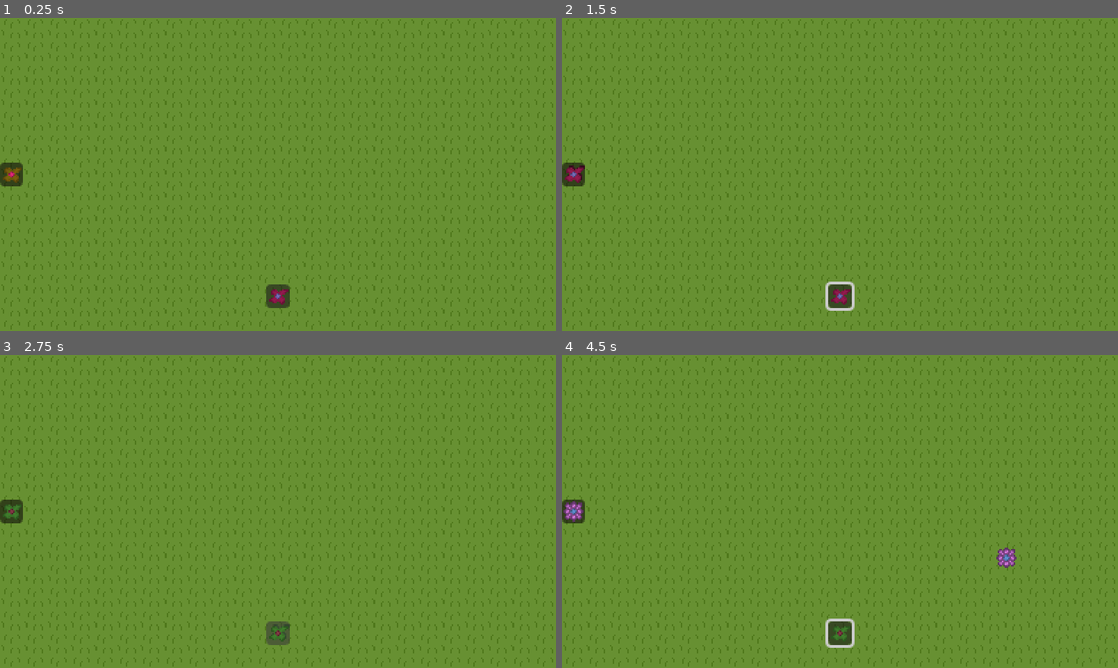
Above: before the commit, frames 1-4 (two rows, left to right).
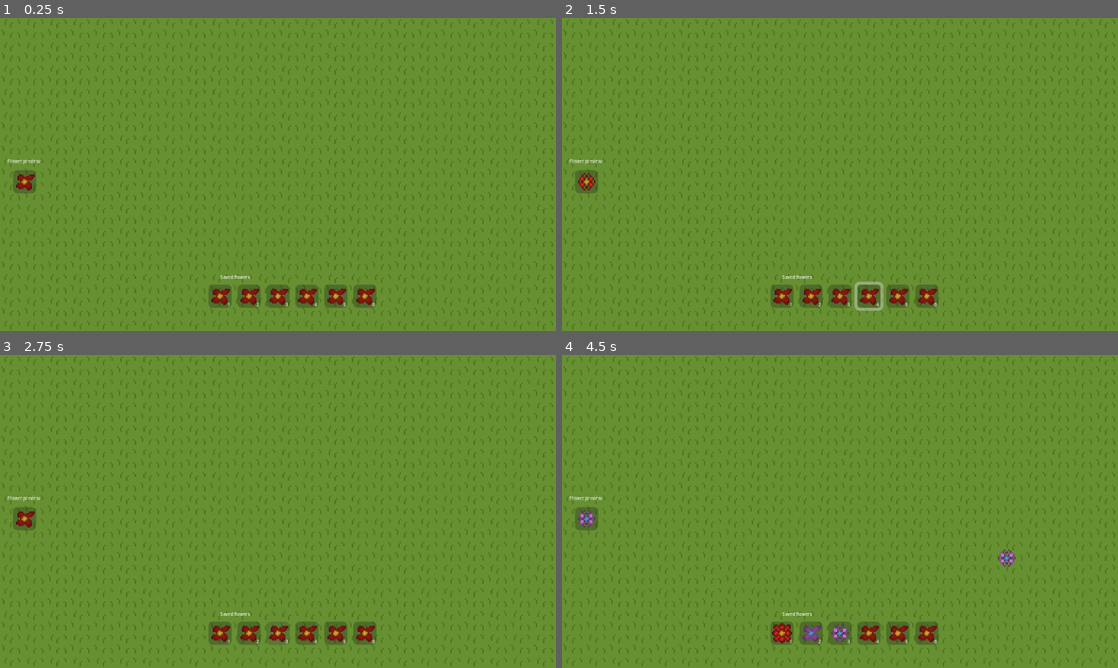
Above: after the commit, the same moments.

Repository: thejenske-dev/Godot-bloemGame
Game: Godot game, scene res://Scenes/test/main.tscn
The game is run twice, just before and just after one commit, with the same random seed, the same clock (stepped at 60 frames per second) and the same inputs.
Inputs (mouse positions are in pixels of both pictures, inside the frame that each line leads up to):
- Up to frame 1 (0.25 s): no input
- Up to frame 2 (1.5 s): click (840, 296) at 0.52 s; tap Enter at 1.25 s; move the mouse to (573, 174) at 1.27 s; hold Right (arrow_right) from 1.28 s (still down); click (573, 174) at 1.35 s
- Up to frame 3 (2.75 s): tap 1 (Main_1) at 1.55, 2.1 s; tap R (Reset) at 2 s; move the mouse to (278, 630) at 2.02 s; release Right (arrow_right) at 2.03 s; hold Down (arrow_down) from 2.03 s (still down); click (278, 630) at 2.17 s; tap Keypad 1 (Numpad_1) at 2.3 s
- Up to frame 4 (4.5 s): tap R (Reset) at 2.75, 3.5, 4.25 s; move the mouse to (845, 630) at 2.77 s; release Down (arrow_down) at 2.78 s; hold Right (arrow_right) 2.78-3.53 s; tap Keypad 1 (Numpad_1) at 2.85 s; click (845, 630) at 2.92 s; tap 2 (Main_2, bound only after the commit) at 3.05, 3.6 s; move the mouse to (812, 574) at 3.52 s; hold Up (arrow_up) 3.53-4.28 s; click (812, 574) at 3.67 s; tap 3 (Main_3, bound only after the commit) at 3.8, 4.35 s; move the mouse to (1006, 558) at 4.27 s; hold Left (arrow_left) from 4.28 s (still down); click (1006, 558) at 4.42 s

The runs differ from the first frame. In frame 1, 2.3% of the frame differs, in the area x 0-68%, y 44-93%; in frame 2, 2.7%, in the area x 0-68%, y 44-94%; in frame 3, 2.3%; in frame 4, 2.6%.

Commit message:
Added multiple save slots, labels and splash screen

Diff:
--- a/Scenes/flower.gd
+++ b/Scenes/flower.gd
@@ -1,8 +1,7 @@
 extends Node2D
 
+var leave_texture = load("res://graphics/Flowers/Grayscale_flowerLeaves.png")
 
-
-var texture = load("res://graphics/Flowers/Grayscale_flowerLeaves.png")
 signal flowerColorChanged(leaves:Color,center:Color)
 
 # Called when the node enters the scene tree for the first time.
@@ -21,12 +20,15 @@
 		queue_free() # Replace with function body.
 
 func changeColor(Center:Color,Leaves:Color) -> void:
+
+	$Flower_center.self_modulate = Center
 	$Flower_leaves.self_modulate = Leaves
-	$Flower_center.self_modulate = Center
+
+
 	#flowerColorChanged.emit(Center,Leaves)
 func changeLeaves(part_sprite) -> void:
-	texture = load(part_sprite)
-	$Flower_leaves.texture = texture
+	leave_texture = load(part_sprite)
+	$Flower_leaves.texture = leave_texture
 func getFlower():
 	var uid = ResourceUID.id_to_text(ResourceLoader.get_resource_uid($Flower_leaves.texture.resource_path))
 	return [$Flower_center.self_modulate,$Flower_leaves.self_modulate, uid]
--- a/Scenes/flower.tscn
+++ b/Scenes/flower.tscn
@@ -11,16 +11,17 @@
 script = ExtResource("1_4r3j5")
 
 [node name="Flower_leaves" type="Sprite2D" parent="." unique_id=1345069339]
-self_modulate = Color(0.95686275, 0.17254902, 0.5019608, 1)
+self_modulate = Color(0.87058824, 0.16078432, 0.11372549, 1)
 texture_filter = 1
 texture = ExtResource("2_hbmji")
 
 [node name="Flower_center" type="Sprite2D" parent="." unique_id=59234353]
-self_modulate = Color(0.50332844, 0.4525118, 0.78911275, 1)
+self_modulate = Color(0.8980392, 0.69803923, 0.14901961, 1)
 texture_filter = 1
 texture = ExtResource("3_88g82")
 
 [node name="Area2D" type="Area2D" parent="." unique_id=1524891180]
+visible = false
 
 [node name="Flower_area" type="CollisionShape2D" parent="Area2D" unique_id=1062308214]
 position = Vector2(1, -1)
--- a/Scenes/test/main.tscn
+++ b/Scenes/test/main.tscn
@@ -16,6 +16,7 @@
 [node name="HUD" parent="." unique_id=2056686909 instance=ExtResource("1_1j7hx")]
 
 [node name="background" type="TileMapLayer" parent="." unique_id=871301358]
+texture_filter = 1
 tile_map_data = PackedByteArray("AAAHAAMAAAAAAAAAAAAHAAQAAAAAAAAAAAAHAAUAAAAAAAAAAAAHAAYAAAAAAAAAAAAHAAcAAAAAAAAAAAAHAA …(196720 unchanged characters)…
 tile_set = SubResource("TileSet_l3ii5")
 
--- a/Scenes/ui/Flower_preview.tscn
+++ b/Scenes/ui/Flower_preview.tscn
@@ -14,7 +14,7 @@
 script = ExtResource("1_4deg3")
 
 [node name="Panel" type="Panel" parent="." unique_id=544208509]
-self_modulate = Color(0.5735531, 0.45393944, 0.37649927, 1)
+self_modulate = Color(1, 1, 1, 0.4862745)
 custom_minimum_size = Vector2(16, 16)
 layout_mode = 1
 anchors_preset = 8
--- a/Scenes/ui/flower_preview.gd
+++ b/Scenes/ui/flower_preview.gd
@@ -1,6 +1,6 @@
 extends Control
-var flowerColor_center = Color(0.957,0.173,0.502)
-var flowerColor_leaves = Color(0.789, 0.623, 0.094)
+var flowerColor_center = Color(0.898, 0.698, 0.149)
+var flowerColor_leaves = Color(0.871, 0.161, 0.114)
 @onready var flower: Node2D = $Panel/CenterContainer/Flower
 
 # Called when the node enters the scene tree for the first time.
--- a/Scenes/ui/hud.gd
+++ b/Scenes/ui/hud.gd
@@ -1,7 +1,12 @@
 extends CanvasLayer
-@onready var flower_preview_panel: Control = $Flower_preview_panel
 @onready var flower_manager: Node2D = $"../FlowerManager"
-@onready var save_flower: Control = $Save_Flower
+@onready var save_flower: Control = $VBoxContainer2/HBoxContainer/Save_Flower
+@onready var save_flower_2: Control = $VBoxContainer2/HBoxContainer/Save_Flower2
+@onready var save_flower_3: Control = $VBoxContainer2/HBoxContainer/Save_Flower3
+@onready var flower_preview_panel: Control = $VBoxContainer/Flower_preview_panel
+@onready var save_flower_4: Control = $VBoxContainer2/HBoxContainer/Save_Flower4
+@onready var save_flower_5: Control = $VBoxContainer2/HBoxContainer/Save_Flower5
+@onready var save_flower_6: Control = $VBoxContainer2/HBoxContainer/Save_Flower6
 
 
 # Called when the node enters the scene tree for the first time.
@@ -24,6 +29,39 @@
 	flower_manager.setFlower(center_color,leave_color,leave_part)
 
 
-func _on_flower_manager_save_flower(center_color: Variant, leave_color: Variant, leave_part: Variant) -> void:
+func _on_flower_manager_save_flower(center_color: Variant, leave_color: Variant, leave_part: Variant, slot:int) -> void:
 	#Comes form manager -> To save flower UI element, to save
-	save_flower.saveFlowerState(center_color,leave_color,leave_part)
+	match slot:
+		1:
+			save_flower.saveFlowerState(center_color,leave_color,leave_part)
+		2:
+			save_flower_2.saveFlowerState(center_color,leave_color,leave_part)
+		3:
+			save_flower_3.saveFlowerState(center_color,leave_color,leave_part)
+		4:
+			save_flower_4.saveFlowerState(center_color,leave_color,leave_part)
+		5:
+			save_flower_5.saveFlowerState(center_color,leave_color,leave_part)
+		6:
+			save_flower_6.saveFlowerState(center_color,leave_color,leave_part)
+
+
+func _on_save_flower_2_setflower(center_color: Variant, leave_color: Variant, leave_part: Variant) -> void:
+	#Comes from the saved flower UI element -> Will set the current flower in the manager
+	flower_manager.setFlower(center_color,leave_color,leave_part)
+
+func _on_save_flower_3_setflower(center_color: Variant, leave_color: Variant, leave_part: Variant) -> void:
+	#Comes from the saved flower UI element -> Will set the current flower in the manager
+	flower_manager.setFlower(center_color,leave_color,leave_part)
+
+func _on_save_flower_4_setflower(center_color: Variant, leave_color: Variant, leave_part: Variant) -> void:
+	#Comes from the saved flower UI element -> Will set the current flower in the manager
+	flower_manager.setFlower(center_color,leave_color,leave_part)
+
+func _on_save_flower_5_setflower(center_color: Variant, leave_color: Variant, leave_part: Variant) -> void:
+	#Comes from the saved flower UI element -> Will set the current flower in the manager
+	flower_manager.setFlower(center_color,leave_color,leave_part)
+
+func _on_save_flower_6_setflower(center_color: Variant, leave_color: Variant, leave_part: Variant) -> void:
+	#Comes from the saved flower UI element -> Will set the current flower in the manager
+	flower_manager.setFlower(center_color,leave_color,leave_part)
--- a/Scenes/ui/hud.tscn
+++ b/Scenes/ui/hud.tscn
@@ -4,11 +4,158 @@
 [ext_resource type="PackedScene" uid="uid://te1kgkqq1sny" path="res://Scenes/ui/Flower_preview.tscn" id="1_e0onf"]
 [ext_resource type="PackedScene" uid="uid://fvyn3dt60q21" path="res://Scenes/ui/save_flower.tscn" id="3_kpdpg"]
 
+[sub_resource type="LabelSettings" id="LabelSettings_kpdpg"]
+font_size = 3
+font_color = Color(1, 1, 1, 0.7607843)
+
+[sub_resource type="LabelSettings" id="LabelSettings_bxpec"]
+resource_local_to_scene = true
+font_size = 3
+font_color = Color(1, 1, 1, 0.8901961)
+
 [node name="HUD" type="CanvasLayer" unique_id=2056686909]
 script = ExtResource("1_8ercd")
 
-[node name="Flower_preview_panel" parent="." unique_id=1855895762 instance=ExtResource("1_e0onf")]
+[node name="VBoxContainer" type="VBoxContainer" parent="." unique_id=421700092]
+texture_filter = 1
+anchors_preset = 4
+anchor_top = 0.5
+anchor_bottom = 0.5
+offset_left = 5.0
+offset_top = -12.5
+offset_right = 28.0
+offset_bottom = 12.5
+grow_vertical = 2
 
-[node name="Save_Flower" parent="." unique_id=1653337932 instance=ExtResource("3_kpdpg")]
+[node name="Label" type="Label" parent="VBoxContainer" unique_id=1008553181]
+texture_filter = 1
+layout_mode = 2
+text = "Flower preview"
+label_settings = SubResource("LabelSettings_kpdpg")
+horizontal_alignment = 1
 
-[connection signal="setflower" from="Save_Flower" to="." method="_on_save_flower_setflower"]
+[node name="Flower_preview_panel" parent="VBoxContainer" unique_id=1855895762 instance=ExtResource("1_e0onf")]
+texture_filter = 1
+layout_mode = 2
+
+[node name="VBoxContainer2" type="VBoxContainer" parent="." unique_id=1832852561]
+anchors_preset = 7
+anchor_left = 0.5
+anchor_top = 1.0
+anchor_right = 0.5
+anchor_bottom = 1.0
+offset_left = -25.0
+offset_top = -40.0
+offset_right = 45.0
+grow_horizontal = 2
+grow_vertical = 0
+size_flags_horizontal = 4
+size_flags_vertical = 0
+theme_override_constants/separation = 35
+
+[node name="Label2" type="Label" parent="VBoxContainer2" unique_id=1281659194]
+texture_filter = 1
+layout_mode = 2
+size_flags_horizontal = 0
+text = "Saved flowers"
+label_settings = SubResource("LabelSettings_bxpec")
+
+[node name="HBoxContainer" type="HBoxContainer" parent="VBoxContainer2" unique_id=1993745733]
+custom_minimum_size = Vector2(50, 0)
+layout_mode = 2
+size_flags_horizontal = 4
+size_flags_vertical = 4
+theme_override_constants/separation = 20
+
+[node name="Save_Flower" parent="VBoxContainer2/HBoxContainer" unique_id=1653337932 instance=ExtResource("3_kpdpg")]
+layout_mode = 2
+size_flags_horizontal = 4
+size_flags_vertical = 4
+
+[node name="Label" type="Label" parent="VBoxContainer2/HBoxContainer/Save_Flower" unique_id=978612487]
+texture_filter = 1
+layout_mode = 0
+offset_left = 4.0
+offset_top = -21.0
+offset_right = 7.0
+offset_bottom = -16.0
+text = "1"
+label_settings = SubResource("LabelSettings_bxpec")
+horizontal_alignment = 2
+
+[node name="Save_Flower2" parent="VBoxContainer2/HBoxContainer" unique_id=1204488111 instance=ExtResource("3_kpdpg")]
+layout_mode = 2
+
+[node name="Label" type="Label" parent="VBoxContainer2/HBoxContainer/Save_Flower2" unique_id=1757702427]
+texture_filter = 1
+layout_mode = 0
+offset_left = 4.0
+offset_top = -21.0
+offset_right = 7.0
+offset_bottom = -16.0
+text = "2"
+label_settings = SubResource("LabelSettings_bxpec")
+horizontal_alignment = 2
+
+[node name="Save_Flower3" parent="VBoxContainer2/HBoxContainer" unique_id=1902787763 instance=ExtResource("3_kpdpg")]
+layout_mode = 2
+
+[node name="Label" type="Label" parent="VBoxContainer2/HBoxContainer/Save_Flower3" unique_id=137708223]
+texture_filter = 1
+layout_mode = 0
+offset_left = 4.0
+offset_top = -21.0
+offset_right = 7.0
+offset_bottom = -16.0
+text = "3"
+label_settings = SubResource("LabelSettings_bxpec")
+horizontal_alignment = 2
+
+[node name="Save_Flower4" parent="VBoxContainer2/HBoxContainer" unique_id=1700770913 instance=ExtResource("3_kpdpg")]
+layout_mode = 2
+
+[node name="Label" type="Label" parent="VBoxContainer2/HBoxContainer/Save_Flower4" unique_id=1110458311]
+texture_filter = 1
+layout_mode = 0
+offset_left = 4.0
+offset_top = -21.0
+offset_right = 7.0
+offset_bottom = -16.0
+text = "4"
+label_settings = SubResource("LabelSettings_bxpec")
+horizontal_alignment = 2
+
+[node name="Save_Flower5" parent="VBoxContainer2/HBoxContainer" unique_id=2040271870 instance=ExtResource("3_kpdpg")]
+layout_mode = 2
+
+[node name="Label" type="Label" parent="VBoxContainer2/HBoxContainer/Save_Flower5" unique_id=912549437]
+texture_filter = 1
+layout_mode = 0
+offset_left = 4.0
+offset_top = -21.0
+offset_right = 7.0
+offset_bottom = -16.0
+text = "5"
+label_settings = SubResource("LabelSettings_bxpec")
+horizontal_alignment = 2
+
+[node name="Save_Flower6" parent="VBoxContainer2/HBoxContainer" unique_id=1375260518 instance=ExtResource("3_kpdpg")]
+layout_mode = 2
+
+[node name="Label" type="Label" parent="VBoxContainer2/HBoxContainer/Save_Flower6" unique_id=596865329]
+texture_filter = 1
+layout_mode = 0
+offset_left = 4.0
+offset_top = -21.0
+offset_right = 7.0
+offset_bottom = -16.0
+text = "6"
+label_settings = SubResource("LabelSettings_bxpec")
+horizontal_alignment = 2
+
+[connection signal="setflower" from="VBoxContainer2/HBoxContainer/Save_Flower" to="." method="_on_save_flower_setflower"]
+[connection signal="setflower" from="VBoxContainer2/HBoxContainer/Save_Flower2" to="." method="_on_save_flower_2_setflower"]
+[connection signal="setflower" from="VBoxContainer2/HBoxContainer/Save_Flower3" to="." method="_on_save_flower_3_setflower"]
+[connection signal="setflower" from="VBoxContainer2/HBoxContainer/Save_Flower4" to="." method="_on_save_flower_4_setflower"]
+[connection signal="setflower" from="VBoxContainer2/HBoxContainer/Save_Flower5" to="." method="_on_save_flower_5_setflower"]
+[connection signal="setflower" from="VBoxContainer2/HBoxContainer/Save_Flower6" to="." method="_on_save_flower_6_setflower"]
--- a/Scenes/ui/save_flower.tscn
+++ b/Scenes/ui/save_flower.tscn
@@ -27,6 +27,7 @@
 grow_vertical = 0
 
 [node name="Button" type="Button" parent="HBoxContainer" unique_id=2063817110]
+self_modulate = Color(1, 1, 1, 0.4862745)
 custom_minimum_size = Vector2(16, 16)
 layout_mode = 2
 
--- a/flower_manager.gd
+++ b/flower_manager.gd
@@ -6,23 +6,20 @@
 #Reset active flag
 var reset_active:bool = false
 #The to be colors of the flower
-var flower_center_rgb = [0.957,0.173,0.502]
-var flower_leaves_rgb = [0.789, 0.623, 0.094]
+var flower_center_rgb = [0.898, 0.698, 0.149]
+var flower_leaves_rgb = [0.871, 0.161, 0.114]
 #The current colors of the flower
-var flowerColor_center = Color(0.957,0.173,0.502)
-var flowerColor_leaves = Color(0.789, 0.623, 0.094)
+var flowerColor_center = Color(0.898, 0.698, 0.149)
+var flowerColor_leaves = Color(0.871, 0.161, 0.114)
 @onready var control: Control = $"../Control"
 
 #All leave sprites ID's
-
-
 var leave_parts = ["uid://bq7v55wivk1y8","uid://dgxd2kcujjq1k","uid://ftdwa4k85otq"]
-
 var current_leave_id = 0
 var laeve_part = leave_parts[0]
 
 signal update_preview(center_color,leave_color,leave_part)
-signal save_flower(center_color,leave_color,leave_part)
+signal save_flower(center_color,leave_color,leave_part,slot)
 
 
 
@@ -35,6 +32,9 @@
 func _process(delta: float) -> void:
 	#When you left click, a new flower will spawn at mouse location.
 	if(Input.is_action_just_pressed("Left_Click")):
+		if get_viewport().gui_get_hovered_control() != null:
+			return # Mouse is over UI, ignore world click
+
 		#Creata a new flower scene
 		var new_flower = flower.instantiate()
 		#Set the flower position to the mouses position
@@ -77,26 +77,53 @@
 
 	if(Input.is_action_just_pressed("arrow_left")):
 		#Pick the next sprite in the dictionairy
-		if(current_leave_id < leave_parts.size()-1):
+		if(current_leave_id == leave_parts.size()-1):
+			current_leave_id =0
+		elif(current_leave_id < leave_parts.size()-1):
 			current_leave_id+=1
-			laeve_part = leave_parts[current_leave_id]
-			#control.change_preview(flowerColor_center,flowerColor_leaves,leave_parts[current_leave_id])
-			update_preview.emit(flowerColor_center,flowerColor_leaves,laeve_part)
+		laeve_part = leave_parts[current_leave_id]
+		#control.change_preview(flowerColor_center,flowerColor_leaves,leave_parts[current_leave_id])
+		update_preview.emit(flowerColor_center,flowerColor_leaves,laeve_part)
 
 	if(Input.is_action_just_pressed("arrow_right")):
 		#Pick the next sprite in the dictionairy
-		if(current_leave_id > 0):
+		if(current_leave_id == 0):
+			current_leave_id = leave_parts.size()-1
+		elif(current_leave_id > 0):
 			current_leave_id-=1
-			laeve_part = leave_parts[current_leave_id]
-			#control.change_preview(flowerColor_center,flowerColor_leaves,leave_parts[current_leave_id])
-			update_preview.emit(flowerColor_center,flowerColor_leaves,laeve_part)
 
-		#Call Change leaves function and pass the sprite location
-		pass
+		laeve_part = leave_parts[current_leave_id]
+		#control.change_preview(flowerColor_center,flowerColor_leaves,leave_parts[current_leave_id])
+		update_preview.emit(flowerColor_center,flowerColor_leaves,laeve_part)
 
+
+
+	#Save slot logic
 	if(Input.is_action_just_pressed("Numpad_1")or Input.is_action_just_pressed("Main_1")):
 		#set the current flower state into the saved slot.
-		save_flower.emit(flowerColor_center,flowerColor_leaves,laeve_part)
+		save_flower.emit(flowerColor_center,flowerColor_leaves,laeve_part,1)
+
+	if(Input.is_action_just_pressed("Numpad_2")or Input.is_action_just_pressed("Main_2")):
+		#set the current flower state into the saved slot.
+		save_flower.emit(flowerColor_center,flowerColor_leaves,laeve_part,2)
+
+	if(Input.is_action_just_pressed("Numpad_3")or Input.is_action_just_pressed("Main_3")):
+		#set the current flower state into the saved slot.
+		save_flower.emit(flowerColor_center,flowerColor_leaves,laeve_part,3)
+
+	if(Input.is_action_just_pressed("Numpad_4")or Input.is_action_just_pressed("Main_4")):
+		#set the current flower state into the saved slot.
+		save_flower.emit(flowerColor_center,flowerColor_leaves,laeve_part,4)
+
+	if(Input.is_action_just_pressed("Numpad_5")or Input.is_action_just_pressed("Main_5")):
+		#set the current flower state into the saved slot.
+		save_flower.emit(flowerColor_center,flowerColor_leaves,laeve_part,5)
+
+	if(Input.is_action_just_pressed("Numpad_6")or Input.is_action_just_pressed("Main_6")):
+		#set the current flower state into the saved slot.
+		save_flower.emit(flowerColor_center,flowerColor_leaves,laeve_part,6)
+
+
 
 func setColors() -> void:
 	#Sets the 3 color values to a randomized value between 0 and 1
--- a/project.godot
+++ b/project.godot
@@ -10,16 +10,17 @@
 
 [application]
 
-config/name="BloemGame"
+config/name="Bloemania"
 run/main_scene="uid://tg5lnttwgc7k"
 config/features=PackedStringArray("4.6", "Forward Plus")
-config/icon="res://icon.svg"
+boot_splash/image="uid://c46dl2l18k52i"
+config/icon="res://graphics/Misc/Red_flower.ico"
 
 [display]
 
 window/size/viewport_width=1920
 window/size/viewport_height=1080
-window/stretch/mode="viewport"
+window/stretch/mode="canvas_items"
 window/stretch/scale=5.0
 
 [input]
@@ -79,6 +80,56 @@
 "events": [Object(InputEventKey,"resource_local_to_scene":false,"resource_name":"","device":-1,"window_id":0,"alt_press …(191 unchanged characters)…
 ]
 }
+Numpad_2={
+"deadzone": 0.2,
+"events": [Object(InputEventKey,"resource_local_to_scene":false,"resource_name":"","device":-1,"window_id":0,"alt_pressed":false,"shift_pressed":false,"ctrl_pressed":false,"meta_pressed":false,"pressed":false,"keycode":0,"physical_keycode":4194440,"key_label":0,"unicode":50,"location":0,"echo":false,"script":null)
+]
+}
+Main_2={
+"deadzone": 0.2,
+"events": [Object(InputEventKey,"resource_local_to_scene":false,"resource_name":"","device":-1,"window_id":0,"alt_pressed":false,"shift_pressed":false,"ctrl_pressed":false,"meta_pressed":false,"pressed":false,"keycode":0,"physical_keycode":50,"key_label":0,"unicode":233,"location":0,"echo":false,"script":null)
+]
+}
+Numpad_3={
+"deadzone": 0.2,
+"events": [Object(InputEventKey,"resource_local_to_scene":false,"resource_name":"","device":-1,"window_id":0,"alt_pressed":false,"shift_pressed":false,"ctrl_pressed":false,"meta_pressed":false,"pressed":false,"keycode":0,"physical_keycode":4194441,"key_label":0,"unicode":51,"location":0,"echo":false,"script":null)
+]
+}
+Main_3={
+"deadzone": 0.2,
+"events": [Object(InputEventKey,"resource_local_to_scene":false,"resource_name":"","device":-1,"window_id":0,"alt_pressed":false,"shift_pressed":false,"ctrl_pressed":false,"meta_pressed":false,"pressed":false,"keycode":0,"physical_keycode":51,"key_label":0,"unicode":34,"location":0,"echo":false,"script":null)
+]
+}
+Numpad_4={
+"deadzone": 0.2,
+"events": [Object(InputEventKey,"resource_local_to_scene":false,"resource_name":"","device":-1,"window_id":0,"alt_pressed":false,"shift_pressed":false,"ctrl_pressed":false,"meta_pressed":false,"pressed":false,"keycode":0,"physical_keycode":4194442,"key_label":0,"unicode":52,"location":0,"echo":false,"script":null)
+]
+}
+Main_4={
+"deadzone": 0.2,
+"events": [Object(InputEventKey,"resource_local_to_scene":false,"resource_name":"","device":-1,"window_id":0,"alt_pressed":false,"shift_pressed":false,"ctrl_pressed":false,"meta_pressed":false,"pressed":false,"keycode":0,"physical_keycode":52,"key_label":0,"unicode":39,"location":0,"echo":false,"script":null)
+]
+}
+Numpad_5={
+"deadzone": 0.2,
+"events": [Object(InputEventKey,"resource_local_to_scene":false,"resource_name":"","device":-1,"window_id":0,"alt_pressed":false,"shift_pressed":false,"ctrl_pressed":false,"meta_pressed":false,"pressed":false,"keycode":0,"physical_keycode":4194443,"key_label":0,"unicode":53,"location":0,"echo":false,"script":null)
+]
+}
+Main_5={
+"deadzone": 0.2,
+"events": [Object(InputEventKey,"resource_local_to_scene":false,"resource_name":"","device":-1,"window_id":0,"alt_pressed":false,"shift_pressed":false,"ctrl_pressed":false,"meta_pressed":false,"pressed":false,"keycode":0,"physical_keycode":53,"key_label":0,"unicode":40,"location":0,"echo":false,"script":null)
+]
+}
+Numpad_6={
+"deadzone": 0.2,
+"events": [Object(InputEventKey,"resource_local_to_scene":false,"resource_name":"","device":-1,"window_id":0,"alt_pressed":false,"shift_pressed":false,"ctrl_pressed":false,"meta_pressed":false,"pressed":false,"keycode":0,"physical_keycode":4194444,"key_label":0,"unicode":54,"location":0,"echo":false,"script":null)
+]
+}
+Main_6={
+"deadzone": 0.2,
+"events": [Object(InputEventKey,"resource_local_to_scene":false,"resource_name":"","device":-1,"window_id":0,"alt_pressed":false,"shift_pressed":false,"ctrl_pressed":false,"meta_pressed":false,"pressed":false,"keycode":0,"physical_keycode":54,"key_label":0,"unicode":167,"location":0,"echo":false,"script":null)
+]
+}
 
 [physics]
 
Binary file changed: graphics/Flowers/Red_flower.png
Binary file added: graphics/Misc/Red_flower.ico
Binary file added: graphics/Misc/temp_splashscreen.png
Not shown, added: graphics/Misc/temp_splashscreen.png.import
Not shown, changed: .gitignore
Not shown, changed: Bloemania.console.exe
Not shown, changed: Bloemania.exe
Not shown, changed: Bloemania.pck
Not shown, added: Export/BloemGame.console.exe
Not shown, changed: Export/BloemGame.exe
Not shown, added: Export/BloemGame.pck
Not shown, added: Scenes/flower.tscn6998988120.tmp
